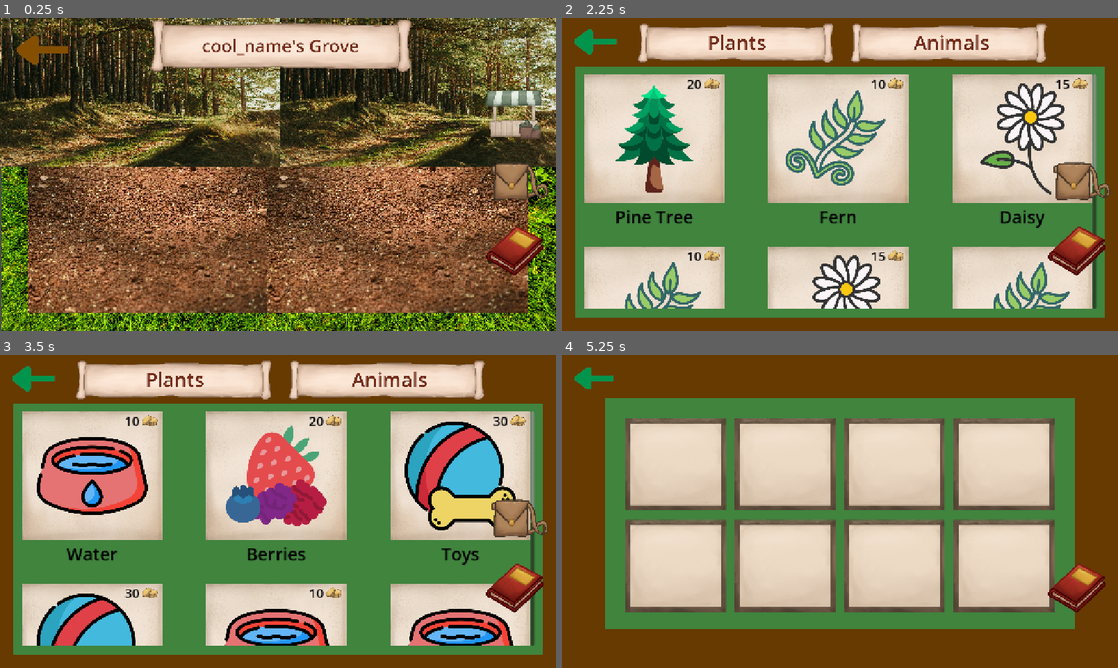
Above: before the commit, frames 1-4 (two rows, left to right).
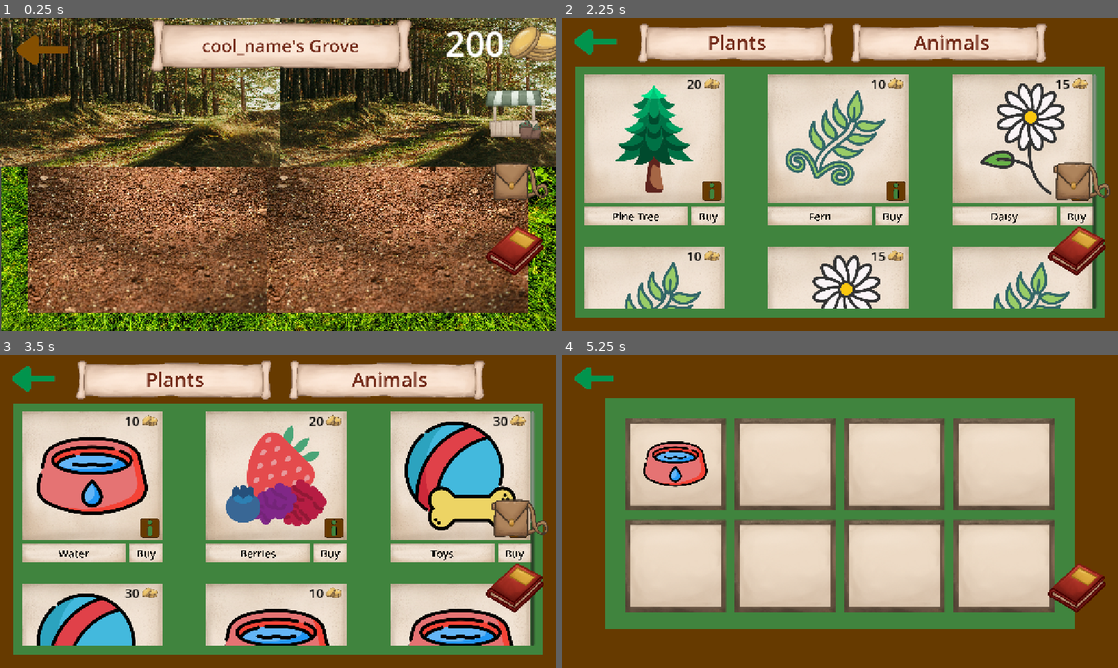
Above: after the commit, the same moments.

Repository: EliJ0y/BioCopia-s-Grove
Game: Godot game, scene res://Scenes/grove.tscn
Two runs of this game, one before a commit and one after it. Both use one fixed random seed, a clock stepped at 60 frames per second and the inputs below.
Inputs (mouse positions are in pixels of both pictures, inside the frame that each line leads up to):
- Up to frame 1 (0.25 s): no input
- Up to frame 2 (2.25 s): click "cool_name's Grove" at 0.5 s; click (1073, 115) at 1.25 s; click "Plants" at 2 s
- Up to frame 3 (3.5 s): click "Animals" at 2.75 s
- Up to frame 4 (5.25 s): click (706, 552) at 3.5 s, where only the run after the commit has a clickable "Buy"; click (595, 380) at 4.25 s; click (1079, 517) at 5 s

The runs differ from the first frame. In frame 1, 1.1% of the frame differs, in the area x 80-100%, y 2-14%; in frame 2, 4.9%, in the area x 4-96%, y 52-68%; in frame 3, 4.9%; in frame 4, 1.4%.

Commit message:
items bought in shops update inventory slots

Diff:
--- /dev/null
+++ b/bio-copia's-grove/Scenes/game_manager.tscn
@@ -0,0 +1,6 @@
+[gd_scene format=3 uid="uid://dojifuisek8ip"]
+
+[ext_resource type="Script" uid="uid://81lucl7jn7q3" path="res://Scripts/game_manager.gd" id="1_oj352"]
+
+[node name="Game Manager" type="Node2D" unique_id=1306400138]
+script = ExtResource("1_oj352")
--- a/bio-copia's-grove/Scenes/grove.tscn
+++ b/bio-copia's-grove/Scenes/grove.tscn
@@ -5,9 +5,11 @@
 [ext_resource type="Texture2D" uid="uid://d300ng6tuxpb3" path="res://Assets/Soil Texture.jpg" id="3_pjb1j"]
 [ext_resource type="Texture2D" uid="uid://bdpxnvr8b4mpa" path="res://Assets/Forest Texture.jpg" id="4_uqjfs"]
 [ext_resource type="Texture2D" uid="uid://bai0q6wj05yjl" path="res://Assets/UI Background.png" id="5_nsnxl"]
+[ext_resource type="Texture2D" uid="uid://ck2ss7rskpr8g" path="res://Assets/Coins.PNG" id="7_w2feb"]
 [ext_resource type="Texture2D" uid="uid://rke8syskdjnd" path="res://Assets/Brown Arrow.png" id="9_31wnx"]
 [ext_resource type="PackedScene" uid="uid://1171ul00t5cm" path="res://Scenes/shop.tscn" id="10_uqjfs"]
 [ext_resource type="PackedScene" uid="uid://bsbe1a2owotlq" path="res://Scenes/inventory.tscn" id="11_nsnxl"]
+[ext_resource type="PackedScene" uid="uid://dojifuisek8ip" path="res://Scenes/game_manager.tscn" id="11_pjb1j"]
 [ext_resource type="PackedScene" uid="uid://dt5xvyvtwxums" path="res://Scenes/grovepedia.tscn" id="12_kln5w"]
 
 [node name="Grove" type="Node2D" unique_id=72831343]
@@ -80,8 +82,23 @@
 scale = Vector2(0.5, 0.5)
 texture_normal = ExtResource("9_31wnx")
 
+[node name="Coins" type="Sprite2D" parent="Control" unique_id=1538656539]
+position = Vector2(1230, 40)
+scale = Vector2(0.5, 0.5)
+texture = ExtResource("7_w2feb")
+
+[node name="Coin Amount" type="Label" parent="Control" unique_id=1213037884]
+layout_mode = 0
+offset_left = 1025.0
+offset_top = 3.0
+offset_right = 1162.0
+offset_bottom = 113.0
+theme_override_font_sizes/font_size = 80
+
 [node name="Shop" parent="." unique_id=568597562 instance=ExtResource("10_uqjfs")]
 
 [node name="Inventory" parent="." unique_id=893937814 instance=ExtResource("11_nsnxl")]
 
 [node name="Grovepedia" parent="." unique_id=984212147 instance=ExtResource("12_kln5w")]
+
+[node name="Game Manager" parent="." unique_id=1306400138 instance=ExtResource("11_pjb1j")]
--- a/bio-copia's-grove/Scenes/inventory.tscn
+++ b/bio-copia's-grove/Scenes/inventory.tscn
@@ -89,3 +89,4 @@
 layout_mode = 2
 
 [connection signal="pressed" from="Inventory Icon" to="." method="_on_inventory_icon_pressed"]
+[connection signal="pressed" from="NinePatchRect/Back Arrow" to="." method="_on_back_arrow_pressed"]
--- a/bio-copia's-grove/Scenes/inventory_slot.tscn
+++ b/bio-copia's-grove/Scenes/inventory_slot.tscn
@@ -10,12 +10,6 @@
 texture = ExtResource("1_0v82l")
 centered = false
 
-[node name="CenterContainer" type="CenterContainer" parent="." unique_id=49347412]
-layout_mode = 0
-offset_right = 323.0
-offset_bottom = 295.0
-
-[node name="Panel" type="Panel" parent="CenterContainer" unique_id=1644975695]
-layout_mode = 2
-
-[node name="Inventory Item" type="Sprite2D" parent="CenterContainer/Panel" unique_id=1402296364]
+[node name="Inventory Sprite" type="Sprite2D" parent="." unique_id=1402296364]
+position = Vector2(161, 147)
+scale = Vector2(0.4, 0.4)
--- a/bio-copia's-grove/Scenes/shop_slot.tscn
+++ b/bio-copia's-grove/Scenes/shop_slot.tscn
@@ -2,6 +2,8 @@
 
 [ext_resource type="Texture2D" uid="uid://buqiwrbqubjuh" path="res://Assets/Shop Slot Background.PNG" id="1_rlcft"]
 [ext_resource type="Texture2D" uid="uid://ck2ss7rskpr8g" path="res://Assets/Coins.PNG" id="2_ca1mn"]
+[ext_resource type="Script" uid="uid://dyudvtg27u3rx" path="res://Scripts/shop_slot.gd" id="2_e7srb"]
+[ext_resource type="Texture2D" uid="uid://biwi7wyed4qj0" path="res://Assets/Info Icon.png" id="3_w5lup"]
 
 [sub_resource type="StyleBoxTexture" id="StyleBoxTexture_0v82l"]
 texture = ExtResource("1_rlcft")
@@ -11,6 +13,7 @@
 offset_right = 324.0
 offset_bottom = 296.0
 theme_override_styles/panel = SubResource("StyleBoxTexture_0v82l")
+script = ExtResource("2_e7srb")
 
 [node name="Shop Item" type="Sprite2D" parent="." unique_id=1402296364]
 position = Vector2(162, 148)
@@ -22,6 +25,11 @@
 texture = ExtResource("2_ca1mn")
 centered = false
 
+[node name="Info Icon" type="Sprite2D" parent="." unique_id=1621508507]
+position = Vector2(295, 268)
+scale = Vector2(0.4, 0.4)
+texture = ExtResource("3_w5lup")
+
 [node name="Cost Value" type="Label" parent="." unique_id=104395830]
 layout_mode = 0
 offset_left = 234.0
@@ -32,12 +40,46 @@
 horizontal_alignment = 1
 vertical_alignment = 1
 
-[node name="Item Name" type="Label" parent="." unique_id=853555732]
+[node name="Item Name BG" type="TextureRect" parent="." unique_id=316799012]
 layout_mode = 0
-offset_top = 300.0
-offset_right = 324.0
-offset_bottom = 355.0
+offset_top = 305.0
+offset_right = 6000.0
+offset_bottom = 1385.0
+scale = Vector2(0.04, 0.04)
+texture = ExtResource("1_rlcft")
+
+[node name="Item Name" type="Label" parent="Item Name BG" unique_id=853555732]
+layout_mode = 1
+anchors_preset = 15
+anchor_right = 1.0
+anchor_bottom = 1.0
+grow_horizontal = 2
+grow_vertical = 2
 theme_override_colors/font_color = Color(0, 0, 0, 1)
-theme_override_font_sizes/font_size = 40
+theme_override_font_sizes/font_size = 600
 horizontal_alignment = 1
 vertical_alignment = 1
+
+[node name="Buy BG" type="TextureButton" parent="." unique_id=82617890]
+layout_mode = 0
+offset_left = 248.0
+offset_top = 305.0
+offset_right = 248.0
+offset_bottom = 305.0
+scale = Vector2(0.04, 0.04)
+texture_normal = ExtResource("1_rlcft")
+
+[node name="Buy" type="Label" parent="Buy BG" unique_id=1401272086]
+layout_mode = 1
+anchors_preset = 15
+anchor_right = 1.0
+anchor_bottom = 1.0
+grow_horizontal = 2
+grow_vertical = 2
+theme_override_colors/font_color = Color(0, 0, 0, 1)
+theme_override_font_sizes/font_size = 600
+text = "Buy"
+horizontal_alignment = 1
+vertical_alignment = 1
+
+[connection signal="pressed" from="Buy BG" to="." method="_on_buy_bg_pressed"]
--- /dev/null
+++ b/bio-copia's-grove/Scripts/game_manager.gd
@@ -0,0 +1,11 @@
+extends Node
+
+@onready var coin_amount: Label = $"../Control/Coin Amount"
+var total_coins: int = 200
+var current_coins: int
+
+func _ready() -> void:
+	current_coins = total_coins
+
+func _process(delta: float) -> void:
+	total_coins = current_coins
--- a/bio-copia's-grove/Scripts/grove.gd
+++ b/bio-copia's-grove/Scripts/grove.gd
@@ -1,11 +1,13 @@
 extends Node2D
+
+@onready var coin_amount: Label = $"Control/Coin Amount"
 
 
 # Called when the node enters the scene tree for the first time.
 func _ready() -> void:
-	pass # Replace with function body.
+	$Shop.item_purchased.connect($Inventory.add_inventory_item)
 
 
 # Called every frame. 'delta' is the elapsed time since the previous frame.
 func _process(delta: float) -> void:
-	pass
+	coin_amount.text = str(GameManager.current_coins)
--- a/bio-copia's-grove/Scripts/inventory.gd
+++ b/bio-copia's-grove/Scripts/inventory.gd
@@ -1,5 +1,26 @@
 extends Control
+
+@onready var grid_container: GridContainer = $NinePatchRect/GridContainer
+@onready var inventory_slots = grid_container.get_children()
+
+var inventory_items: Array[ShopItemsResource] = []
+
 
 func _on_inventory_icon_pressed() -> void:
 	$Background.visible = true
 	$NinePatchRect.visible = true
+
+func _on_back_arrow_pressed() -> void:
+	$Background.visible = false
+	$NinePatchRect.visible = false
+
+func add_inventory_item(item: ShopItemsResource):
+	inventory_items.append(item)
+	update_inventory()
+
+func update_inventory():
+	for i in inventory_slots.size():
+		var slot = inventory_slots[i]
+		if i < inventory_items.size():
+			var inventory_item = inventory_items[i]
+			slot.get_node("Inventory Sprite").texture = inventory_item.item_texture
--- a/bio-copia's-grove/Scripts/shop.gd
+++ b/bio-copia's-grove/Scripts/shop.gd
@@ -1,4 +1,6 @@
 extends Node2D
+
+signal item_purchased(item: ShopItemsResource)
 
 var plants_shop_items = preload("res://Resources/Plants Shop/plants_shop_items.tres")
 var animals_shop_items = preload("res://Resources/Animals Shop/animals_shop_items.tres")
@@ -7,6 +9,13 @@
 @onready var grid_container: GridContainer = $"Shop Panel/MarginContainer/ScrollContainer/GridContainer"
 @onready var shop_slots = grid_container.get_children()
 
+
+func _ready() -> void:
+	for slot in shop_slots:
+		slot.item_purchased.connect(on_item_purchased)
+
+func on_item_purchased(item: ShopItemsResource):
+	item_purchased.emit(item)
 
 func _on_shop_icon_pressed() -> void:
 	$"Shop Panel".visible = true
@@ -31,8 +40,9 @@
 		if i < shop_items.size():
 			var shop_item = shop_items[i]
 			slot.visible = true
+			slot.get_shop_item(shop_item)
 			slot.get_node("Shop Item").texture = shop_item.item_texture
 			slot.get_node("Cost Value").text = str(shop_item.item_cost)
-			slot.get_node("Item Name").text = shop_item.item_name
+			slot.get_node("Item Name BG/Item Name").text = shop_item.item_name
 		else:
 			slot.visible = false
--- /dev/null
+++ b/bio-copia's-grove/Scripts/shop_slot.gd
@@ -0,0 +1,13 @@
+extends Panel
+
+signal item_purchased(item: ShopItemsResource)
+
+var shop_item: ShopItemsResource
+
+func get_shop_item(item: ShopItemsResource):
+	shop_item = item
+
+func _on_buy_bg_pressed() -> void:
+	if GameManager.current_coins > shop_item.item_cost:
+		GameManager.current_coins -= shop_item.item_cost
+		item_purchased.emit(shop_item)
--- a/bio-copia's-grove/project.godot
+++ b/bio-copia's-grove/project.godot
@@ -14,6 +14,10 @@
 run/main_scene="uid://cfw1bohosinj8"
 config/features=PackedStringArray("4.7", "GL Compatibility")
 config/icon="res://icon.svg"
+
+[autoload]
+
+GameManager="*uid://dojifuisek8ip"
 
 [display]
 
Binary file added: bio-copia's-grove/Assets/Info Icon.png
Not shown, added: bio-copia's-grove/Assets/Info Icon.png.import
Not shown, added: bio-copia's-grove/Scripts/game_manager.gd.uid
Not shown, added: bio-copia's-grove/Scripts/shop_slot.gd.uid
